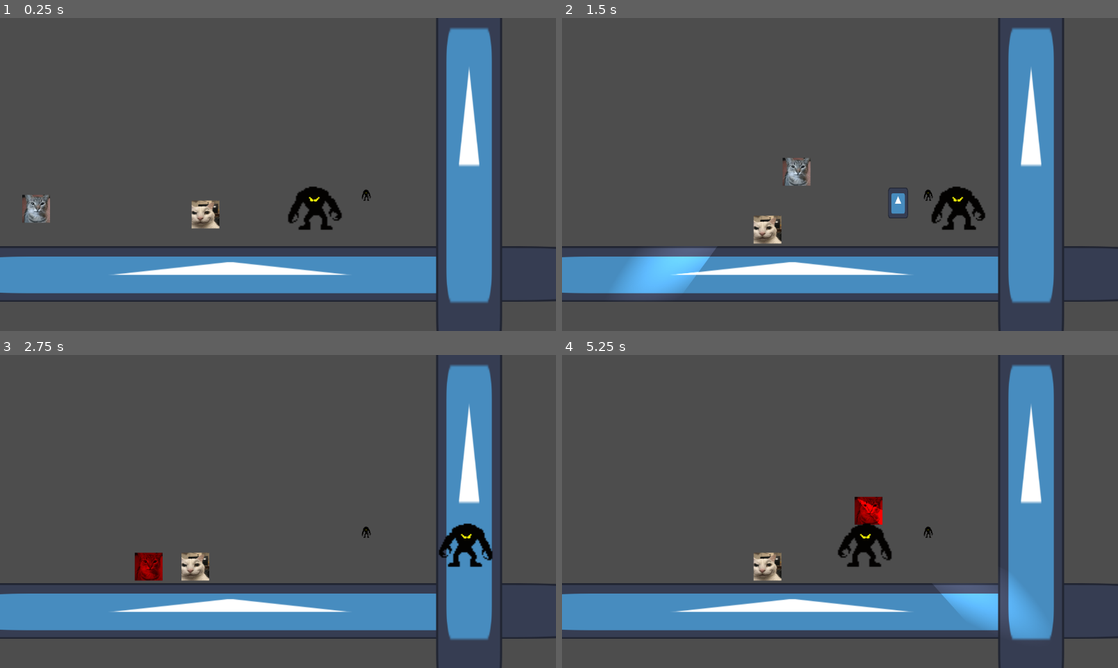
Above: before the commit, frames 1-4 (two rows, left to right).
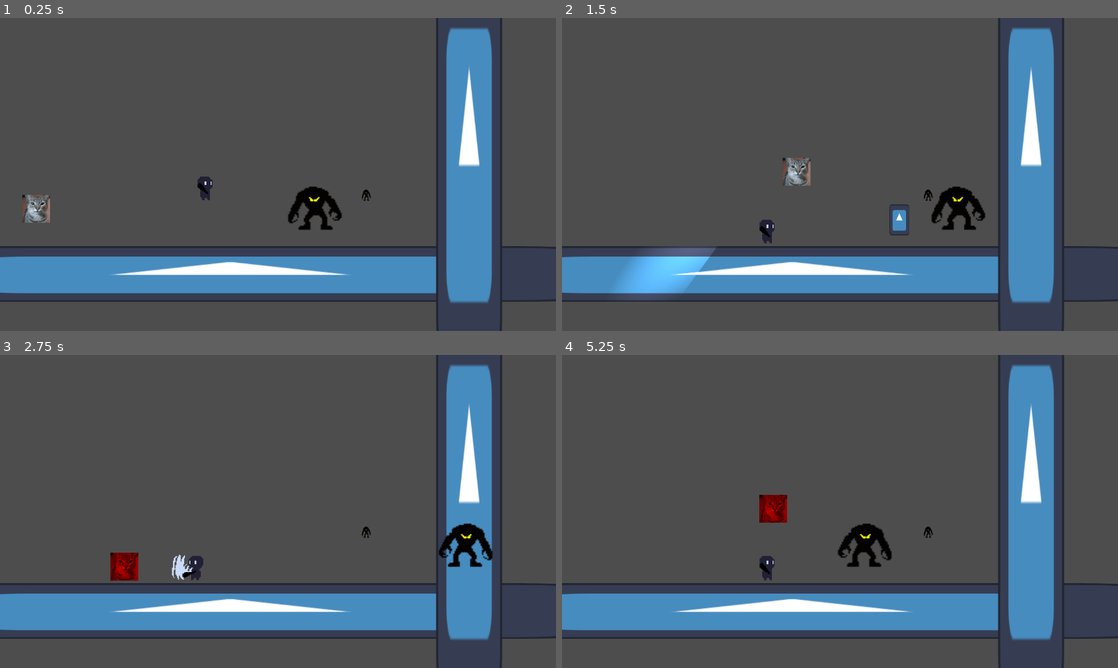
Above: after the commit, the same moments.

Repository: Makelfy/project-fire-and-water
Game: Godot game, scene res://scenes/monster-testing.tscn
Same seed, same stepped clock (60 frames per second), same inputs: the game is played once before the commit and once after it. This scene is started directly instead of the project's main scene. The engine's default icon, where the game draws it, is replaced by a stand-in: a white triangle on a blue panel in a dark square.
Inputs (mouse positions are in pixels of both pictures, inside the frame that each line leads up to):
- Up to frame 1 (0.25 s): no input
- Up to frame 2 (1.5 s): move the mouse to (962, 158) at 0.52 s; hold Right (ui_right) from 0.53 s (still down); tap Space (attack) at 0.6, 1.35 s; tap Up (up1) at 0.77 s; move the mouse to (728, 190) at 1.27 s
- Up to frame 3 (2.75 s): tap Up (up1) at 1.52 s; move the mouse to (333, 442) at 2.02 s; release Right (ui_right) at 2.03 s; hold Left (ui_left) from 2.03 s (still down); tap A (left2) at 2.1 s; tap Space (attack) at 2.3 s
- Up to frame 4 (5.25 s): move the mouse to (812, 574) at 2.77 s; release Left (ui_left) at 2.78 s; hold Right (ui_right) 2.78-4.28 s; tap D (right2) at 2.85 s; tap Up (up1) at 3.02, 3.77, 4.52 s; tap Space (attack) at 3.05, 3.8, 4.35, 5.1 s; move the mouse to (1006, 558) at 3.52 s; tap W (up2) at 3.6 s; move the mouse to (673, 464) at 4.27 s; hold Left (ui_left) 4.28-5.03 s; move the mouse to (867, 511) at 5.02 s; hold Right (ui_right) from 5.03 s (still down)

The runs differ from the first frame. In frame 1, 0.6% of the frame differs, in the area x 34-40%, y 50-68%; in frame 2, 0.8%; in frame 3, 1.3%; in frame 4, 3.0%, in the area x 34-85%, y 44-90%.

Commit message:
add p1 sprites and animation

Diff:
--- a/scenes/player_1.tscn
+++ b/scenes/player_1.tscn
@@ -1,26 +1,55 @@
 [gd_scene format=3 uid="uid://drb5fwqdgypqh"]
 
 [ext_resource type="Script" uid="uid://rdk6e6blqqpx" path="res://scripts/player_1.gd" id="1_rfmnd"]
-[ext_resource type="Texture2D" uid="uid://bp4xrt1doedns" path="res://assets/images/player.jpg" id="2_gneq0"]
-[ext_resource type="Texture2D" uid="uid://rywgr1trs0kn" path="res://assets/images/icon.svg" id="3_f7tsm"]
+[ext_resource type="Texture2D" uid="uid://daujrr181n68s" path="res://assets/images/player1_attack.png" id="2_f2c3w"]
+[ext_resource type="Texture2D" uid="uid://c7baat0ta8y7i" path="res://assets/images/player1_idle2.png" id="2_vod78"]
+[ext_resource type="Texture2D" uid="uid://c22oxs1ihfxb1" path="res://assets/images/player1_attack2.png" id="3_jkihx"]
+[ext_resource type="Texture2D" uid="uid://be6qoqyjie57q" path="res://assets/images/player1_idle.png" id="3_wqd30"]
+[ext_resource type="Texture2D" uid="uid://mvl2lba07x3m" path="res://assets/images/attack.png" id="6_qgfdq"]
+
+[sub_resource type="SpriteFrames" id="SpriteFrames_f2c3w"]
+animations = [{
+"frames": [{
+"duration": 1.0,
+"texture": ExtResource("2_f2c3w")
+}, {
+"duration": 1.0,
+"texture": ExtResource("3_jkihx")
+}],
+"loop": false,
+"name": &"ATTACK",
+"speed": 5.0
+}, {
+"frames": [{
+"duration": 1.0,
+"texture": ExtResource("2_vod78")
+}, {
+"duration": 1.0,
+"texture": ExtResource("3_wqd30")
+}],
+"loop": true,
+"name": &"default",
+"speed": 2.0
+}]
 
 [sub_resource type="RectangleShape2D" id="RectangleShape2D_bxx23"]
-size = Vector2(56, 60)
+size = Vector2(32, 56)
 
 [sub_resource type="RectangleShape2D" id="RectangleShape2D_vod78"]
-size = Vector2(48, 49)
+size = Vector2(40, 64.5)
 
 [node name="player1" type="CharacterBody2D" unique_id=1766431460 groups=["player"]]
 collision_layer = 2
 script = ExtResource("1_rfmnd")
 
-[node name="Sprite2D" type="Sprite2D" parent="." unique_id=21099828]
-position = Vector2(32, 32)
-scale = Vector2(0.128, 0.128)
-texture = ExtResource("2_gneq0")
+[node name="AnimatedSprite2D" type="AnimatedSprite2D" parent="." unique_id=1339888960]
+texture_filter = 5
+position = Vector2(32, -32)
+scale = Vector2(1, 0.963)
+sprite_frames = SubResource("SpriteFrames_f2c3w")
 
 [node name="CollisionShape2D" type="CollisionShape2D" parent="." unique_id=1890329774]
-position = Vector2(32, 34)
+position = Vector2(32, -28)
 shape = SubResource("RectangleShape2D_bxx23")
 
 [node name="Timer" type="Timer" parent="." unique_id=1677668276]
@@ -30,16 +59,17 @@
 [node name="attack" type="Area2D" parent="." unique_id=723697341]
 
 [node name="CollisionShape2D" type="CollisionShape2D" parent="attack" unique_id=1133127597]
-position = Vector2(88, 24)
+position = Vector2(68, -32)
 shape = SubResource("RectangleShape2D_vod78")
 
 [node name="Sprite2D" type="Sprite2D" parent="attack" unique_id=75441210]
-position = Vector2(88, 24)
-scale = Vector2(0.37500003, 0.375)
-texture = ExtResource("3_f7tsm")
+texture_filter = 3
+position = Vector2(72, -32)
+texture = ExtResource("6_qgfdq")
 
 [node name="AttackTimer" type="Timer" parent="." unique_id=705868225]
 
+[connection signal="animation_finished" from="AnimatedSprite2D" to="." method="_on_animated_sprite_2d_animation_finished"]
 [connection signal="timeout" from="Timer" to="." method="_on_timer_timeout"]
 [connection signal="area_entered" from="attack" to="." method="_on_attack_area_entered"]
 [connection signal="timeout" from="AttackTimer" to="." method="_on_attack_timer_timeout"]
--- a/scripts/player_1.gd
+++ b/scripts/player_1.gd
@@ -41,14 +41,16 @@
 		# As good practice, you should replace UI actions with custom gameplay actions.
 		var direction := Input.get_axis("left2", "right2")
 		if direction:
+			$AnimatedSprite2D.flip_h = true
 			if(velocity.x == 0):
 				velocity.x = direction * SPEED
 			elif(velocity.x < MAX_SPEED and velocity.x > -MAX_SPEED):
 				velocity.x += direction*ACC
 			else:
 				velocity.x = direction * MAX_SPEED
-			$attack/Sprite2D.flip_h = false if direction == -1 else true
-			$attack.position.x = -192 if velocity.x < 0 else 0
+			$attack.position.x = -80 if velocity.x < 0 else 0
+			$AnimatedSprite2D.flip_h = direction == -1
+			$attack/Sprite2D.flip_h = direction == -1
 		else:
 			velocity.x = move_toward(velocity.x, 0, SPEED)
 
@@ -57,13 +59,7 @@
 
 func start_attack():
 	is_attacking = true
-	$AttackTimer.start()
-	$attack.show()
-	$attack/CollisionShape2D.set_deferred("disabled", false)
-	await get_tree().create_timer(0.1).timeout
-	$attack/CollisionShape2D.set_deferred("disabled", true)
-	$attack.hide()
-
+	$AnimatedSprite2D.play("ATTACK")
 
 
 func apply_knockback(source_position: Vector2) -> void:
@@ -91,3 +87,13 @@
 
 func _on_attack_timer_timeout() -> void:
 	is_attacking = false
+
+
+func _on_animated_sprite_2d_animation_finished() -> void:
+	$AttackTimer.start()
+	$attack.show()
+	$attack/CollisionShape2D.set_deferred("disabled", false)
+	await get_tree().create_timer(0.1).timeout
+	$attack/CollisionShape2D.set_deferred("disabled", true)
+	$attack.hide()
+	$AnimatedSprite2D.play("default")
Not shown, added: assets/images/flying_enemy.png.import
Not shown, added: assets/images/flying_enemy2.png.import
Not shown, added: assets/images/shooting_enemy.png.import
Not shown, added: assets/images/shooting_enemy2.png.import
Not shown, added: assets/images/shooting_enemy_shoot.png.import
Not shown, added: font/ARCADECLASSIC.TTF.import
